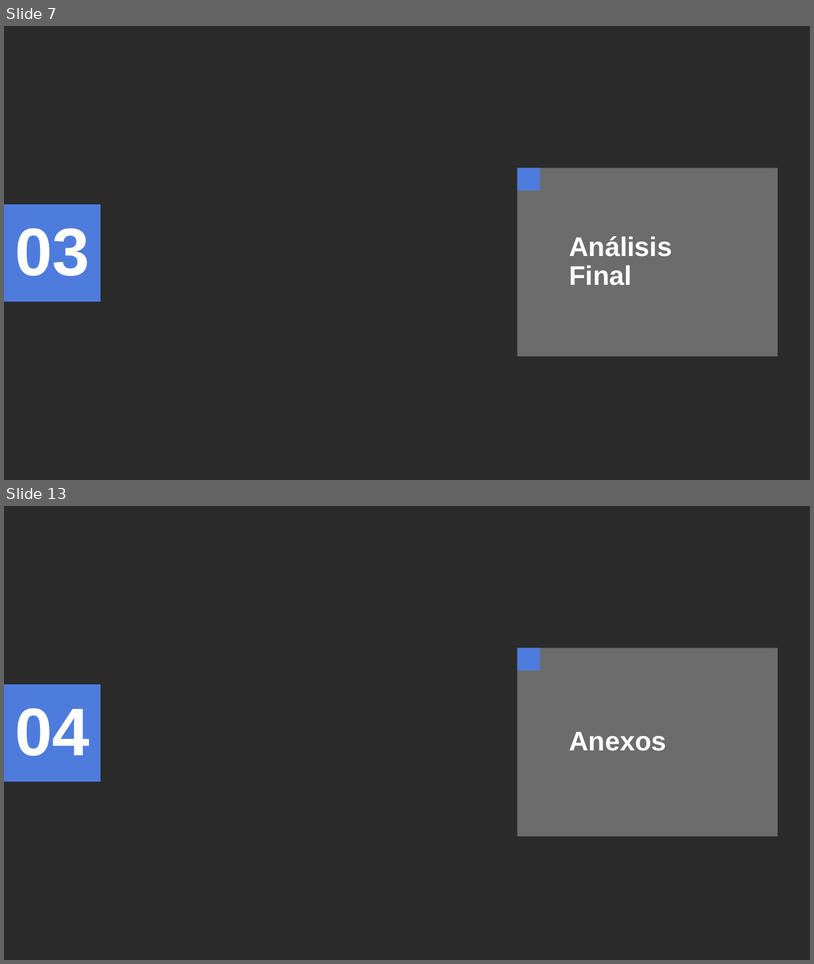
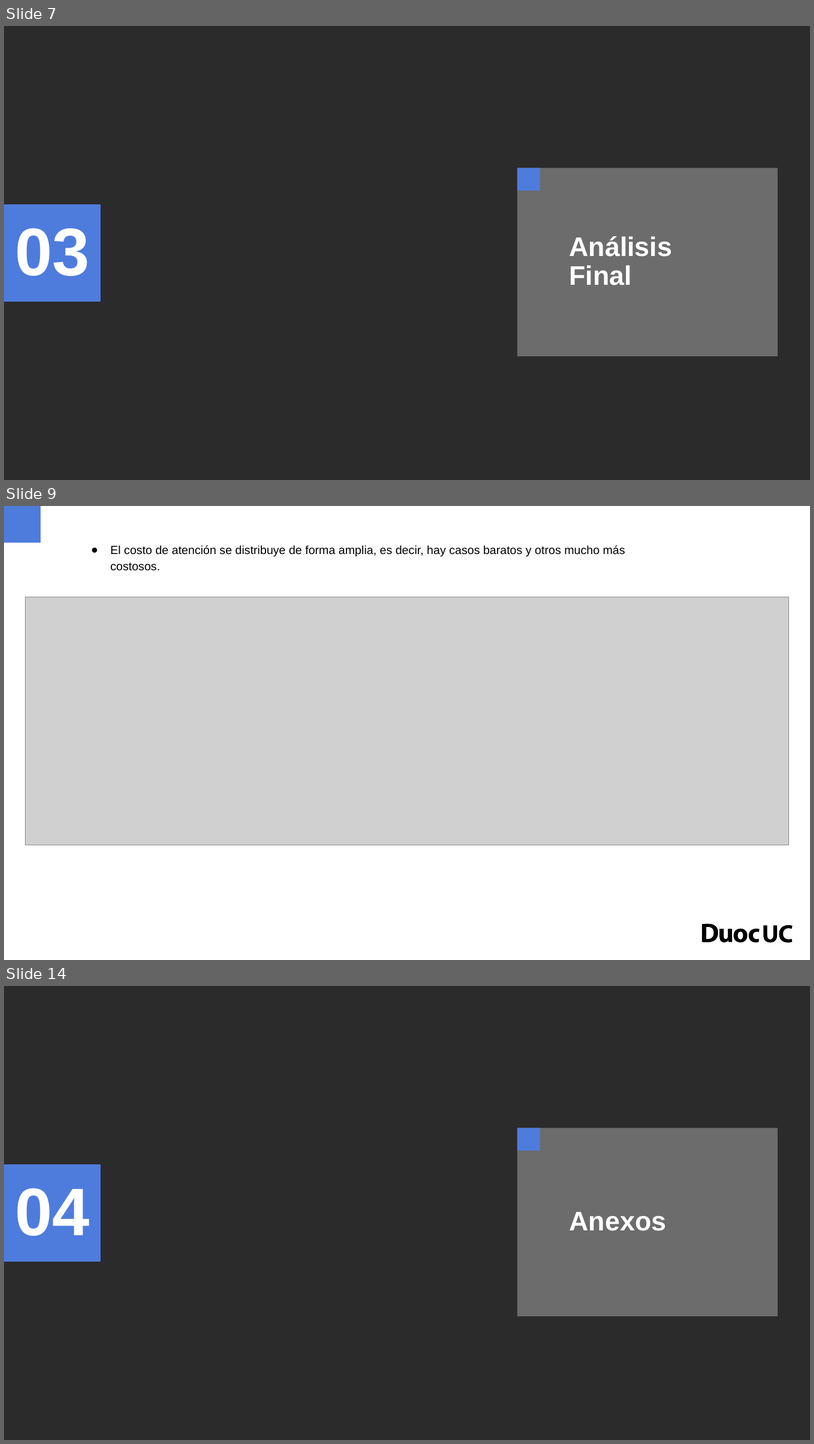
Before and after one commit to GabTo0011/entrega_1-prog_para_ciencia_datos, a slide deck: docs/Formato presentacion evaluacion parcial 1.pptx. Shown one above the other, each under a label of ours: slides 7 and 13 before the commit, slides 7, 9 and 14 after it; the slides between them are not shown. The pictures are 814x964 and 814x1444 pixels, drawn with LibreOffice and Linux fonts; fonts in the diff are those of the drawing; grey boxes stand for pictures; background and template pictures are left out; a plain dark background stands for a picture behind light text. Boxes give left, top, right and bottom in pixels: in the first picture for what was removed or moved away, otherwise in the second. Text is boxed around its words. In the diff, an @@ line names an element or a change of style, - is before the commit and + after.

```diff
--- a/docs/Formato presentacion evaluacion parcial 1.pptx
+++ b/docs/Formato presentacion evaluacion parcial 1.pptx
@@ slide 9 added at (4, 506, 810, 960), background #FFFFFF @@
@@ rectangle added at (4, 506, 40, 542), fill #4E7CDD @@
@@ text added at (110, 545, 626, 571), 14 pt, text #000000 @@
+● El costo de atención se distribuye de forma amplia, es decir, hay casos baratos y otros mucho más costosos.
@@ picture added at (25, 597, 790, 845) @@
@@ freeform shape added at (703, 924, 760, 942), fill #000000 @@
@@ freeform shape added at (764, 925, 778, 942), fill #000000 @@
@@ freeform shape added at (780, 925, 793, 942), fill #000000 @@
@@ what was slide 13 is now slide 14 @@
```
Also in this commit, not shown: 5 slides changed, 2 other slides added, 2 slides removed.
